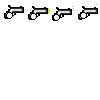
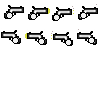
Comparing the layer stacks of the two (100, 100) images. Changes:
added layer "GunShooting4Flip" above "GunShooting3Flip" over left=77, top=29, right=97, bottom=45
added layer "GunShooting3Flip" above "GunShooting2Flip" over left=51, top=31, right=73, bottom=46
added layer "GunShooting2Flip" above "GunShooting1Flip" over left=25, top=31, right=47, bottom=45
added layer "GunShooting1Flip" above "GunShooting4" over left=1, top=30, right=21, bottom=44
